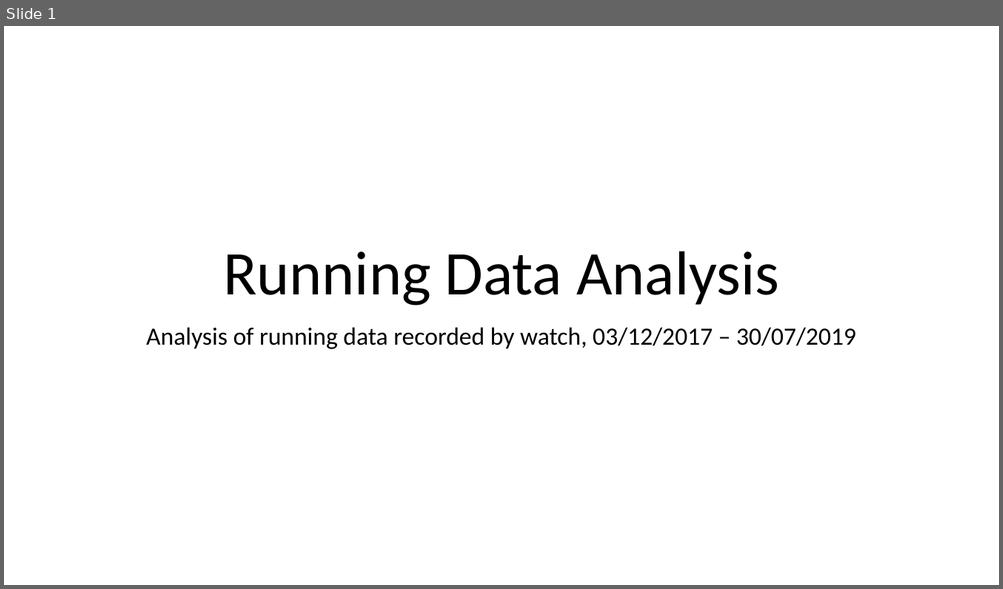
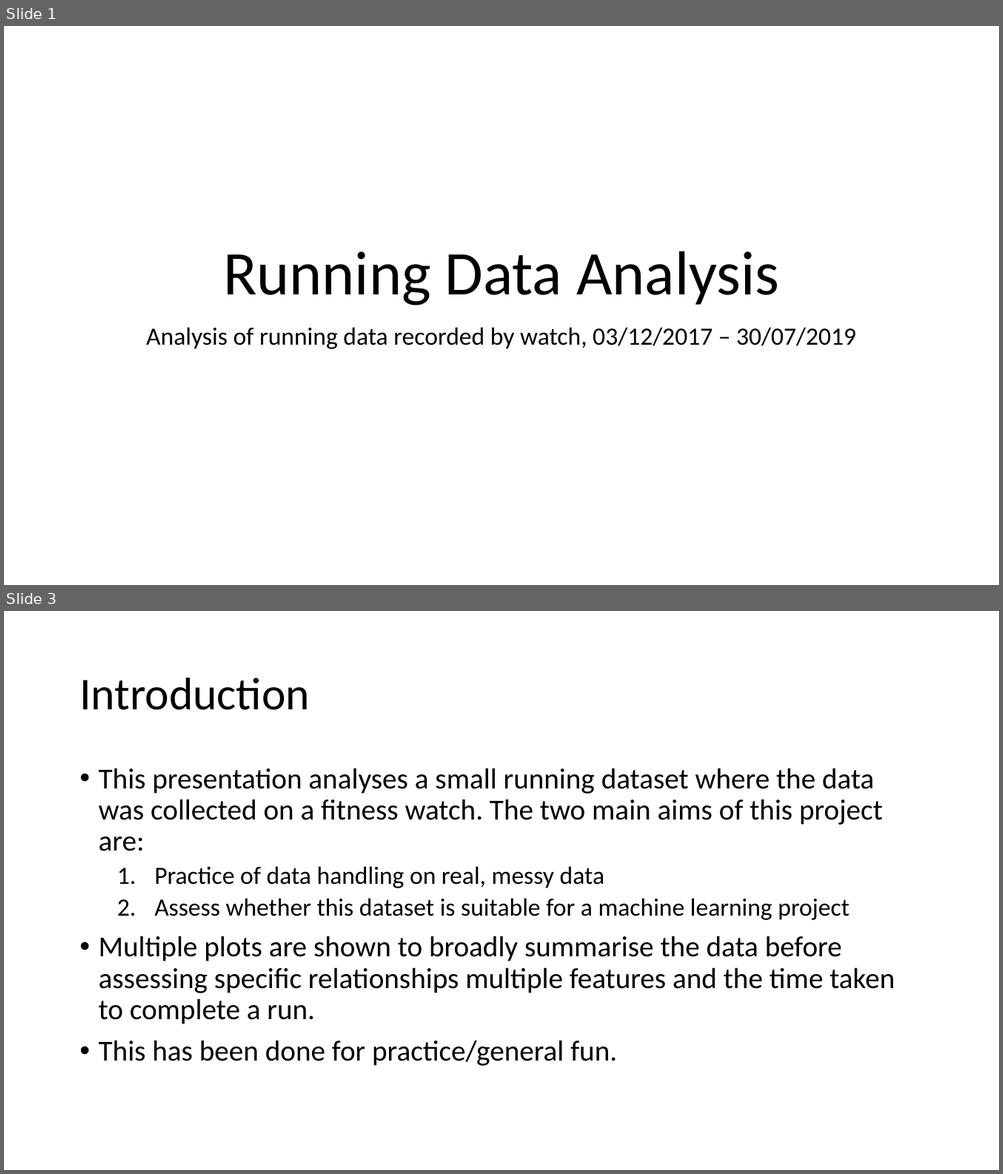
Before and after one commit to EdwinB12/Running, a slide deck: Data_Summary.pptx. Shown one above the other, each under a label of ours: slide 1 before the commit, slides 1 and 3 after it; the slides between them are not shown. The pictures are 1003x589 and 1003x1174 pixels, drawn with LibreOffice and Linux fonts; fonts in the diff are those of the drawing. Boxes give left, top, right and bottom in pixels: in the first picture for what was removed or moved away, otherwise in the second. Text is boxed around its words. In the diff, an @@ line names an element or a change of style, - is before the commit and + after.

Commit message:
Finish Data Summary Presentation - First Draft
Completed first draft of Data Summary Presentation

```diff
--- a/Data_Summary.pptx
+++ b/Data_Summary.pptx
@@ slide 3 added at (x1=4, y1=611, x2=999, y2=1170), background #FFFFFF @@
@@ title added at (x1=79, y1=678, x2=310, y2=710), 44 pt, text #000000 @@
+Introduction
@@ text added at (x1=99, y1=768, x2=894, y2=1066), 28 pt, text #000000 @@
+• This presentation analyses a small running dataset where the data was collected on a fitness watch. The two main aims of this project are:
+  1. Practice of data handling on real, messy data
+  2. Assess whether this dataset is suitable for a machine learning project
+• Multiple plots are shown to broadly summarise the data before assessing specific relationships multiple features and the time taken to complete a run.
+• This has been done for practice/general fun.
```
Also in this commit, not shown: 6 slides changed, 12 other slides added, 1 slide removed, 4 other files.
